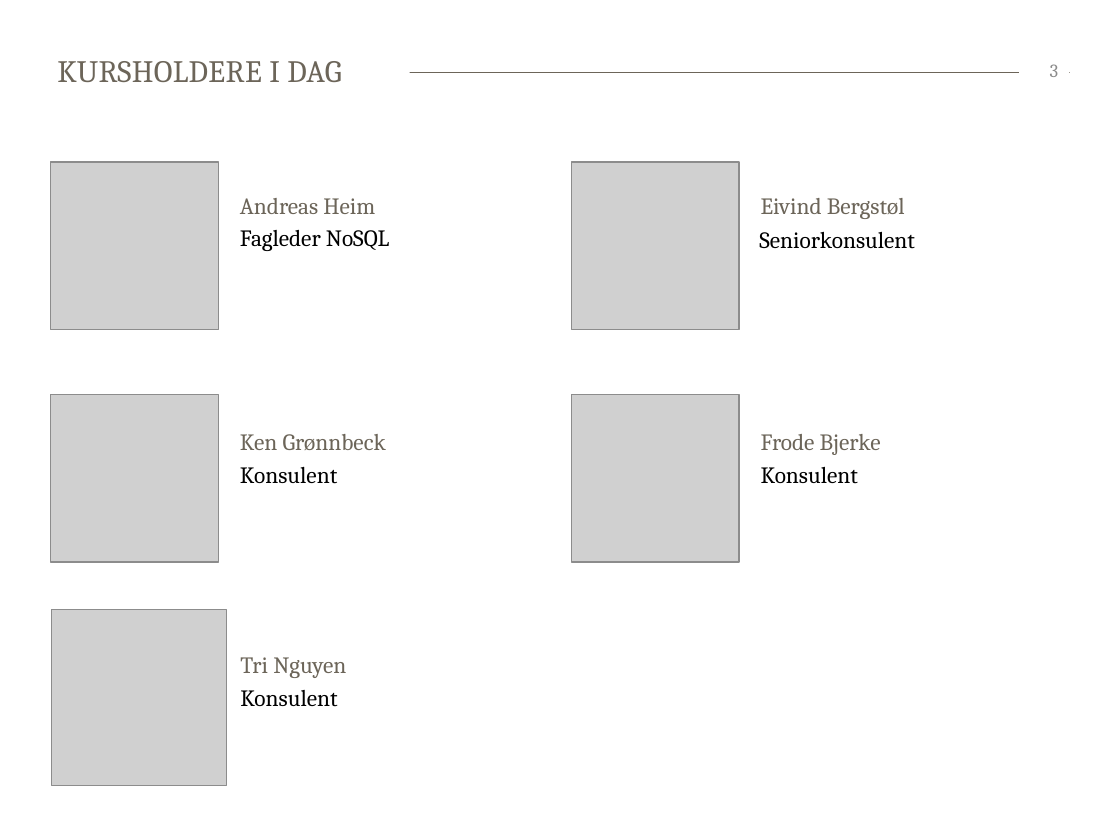
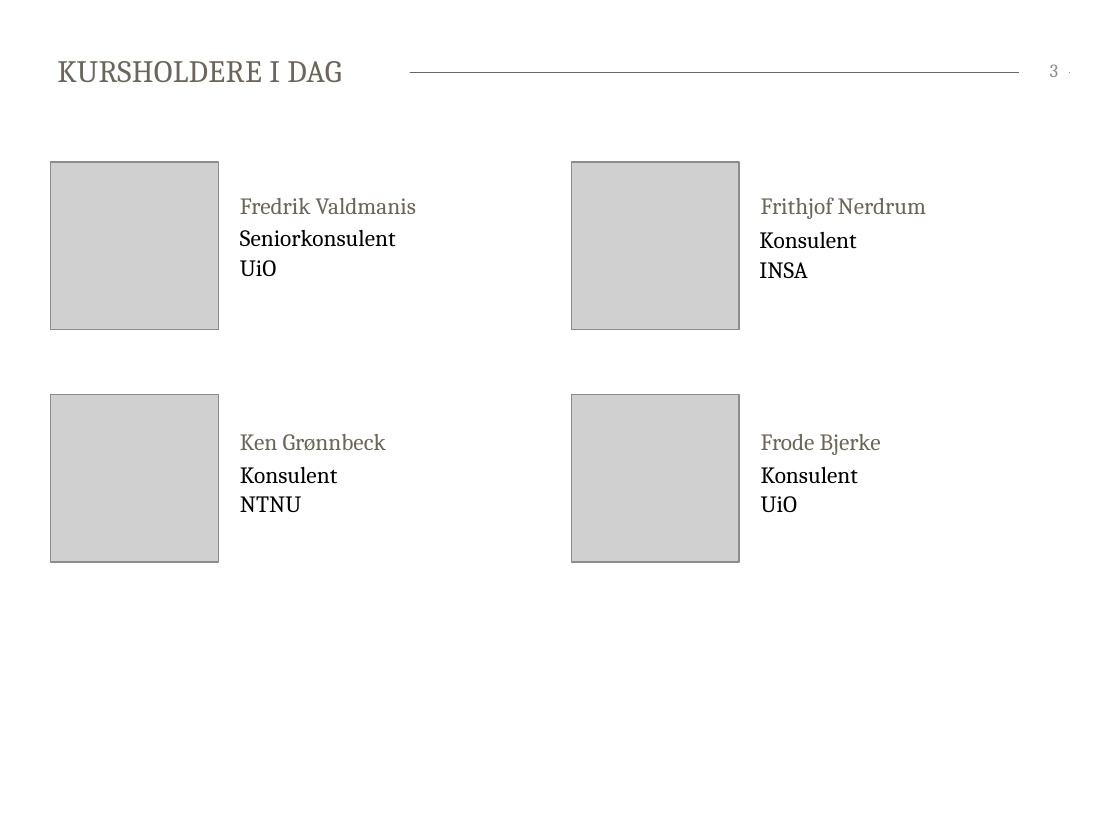
Before and after one commit to bekkopen/databasekurs, a slide deck: slide 3 of mongodb/mongodb-slides.pptx. Drawn at 1120x840 pixels with LibreOffice and Linux fonts; fonts in the diff are those of the drawing; grey boxes stand for pictures. Boxes give left, top, right and bottom in pixels: in the first picture for what was removed or moved away, otherwise in the second. Text is boxed around its words. In the diff, an @@ line names an element or a change of style, - is before the commit and + after.

```diff
--- a/mongodb/mongodb-slides.pptx
+++ b/mongodb/mongodb-slides.pptx
@@ text at <box>240,198,416,214</box>: text changed @@
-Andreas Heim
+Fredrik Valdmanis
@@ text at <box>761,197,926,219</box>: text changed @@
-Eivind Bergstøl
+Frithjof Nerdrum
@@ text at <box>240,230,396,276</box>: text changed @@
-Fagleder NoSQL
+Seniorkonsulent
+UiO
@@ text at <box>759,232,856,278</box>: text changed @@
-Seniorkonsulent
+Konsulent
+INSA
@@ text at <box>240,496,301,512</box>: paragraph added @@
+NTNU
@@ text at <box>761,496,797,512</box>: paragraph added @@
+UiO
@@ picture removed at <box>52,609,227,785</box> @@
@@ text removed at <box>240,657,346,678</box> @@
-Tri Nguyen
@@ text removed at <box>240,690,337,707</box> @@
-Konsulent
```
Also in this commit, not shown: 3 other slides changed, 6 slides added, 4 slides removed.
